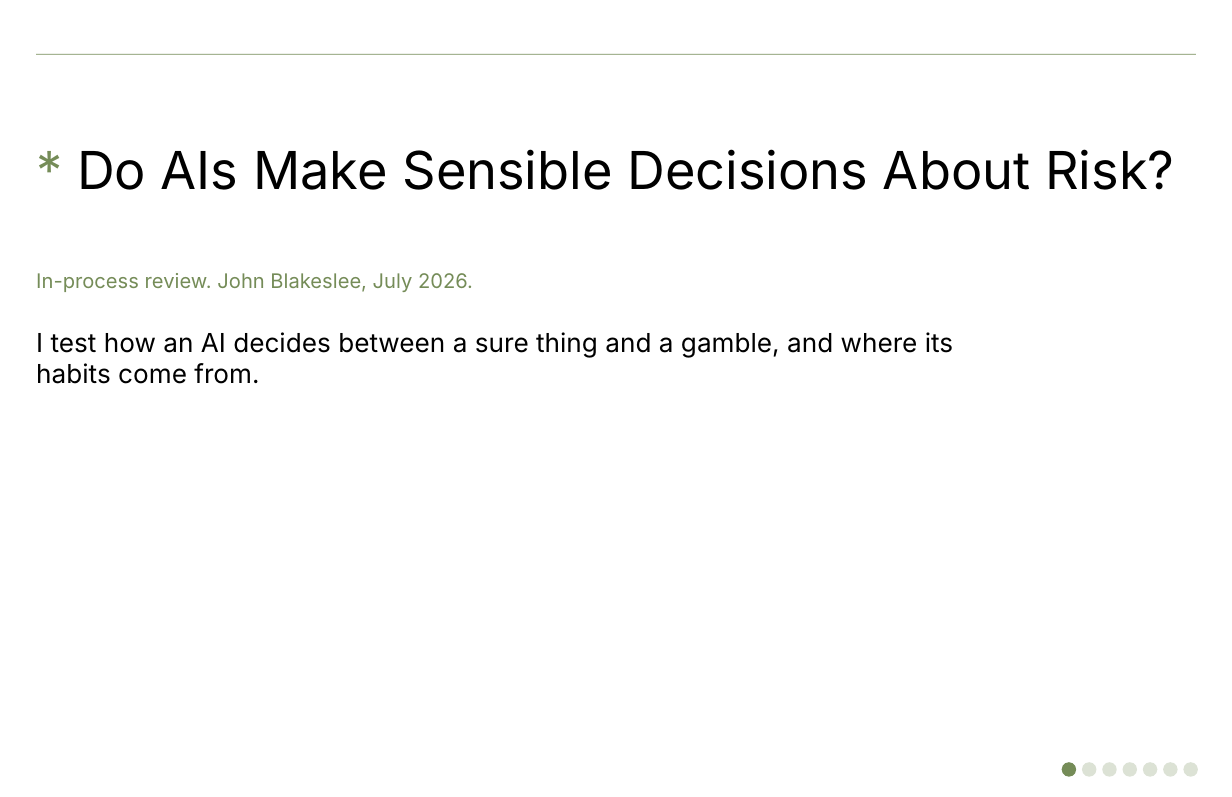
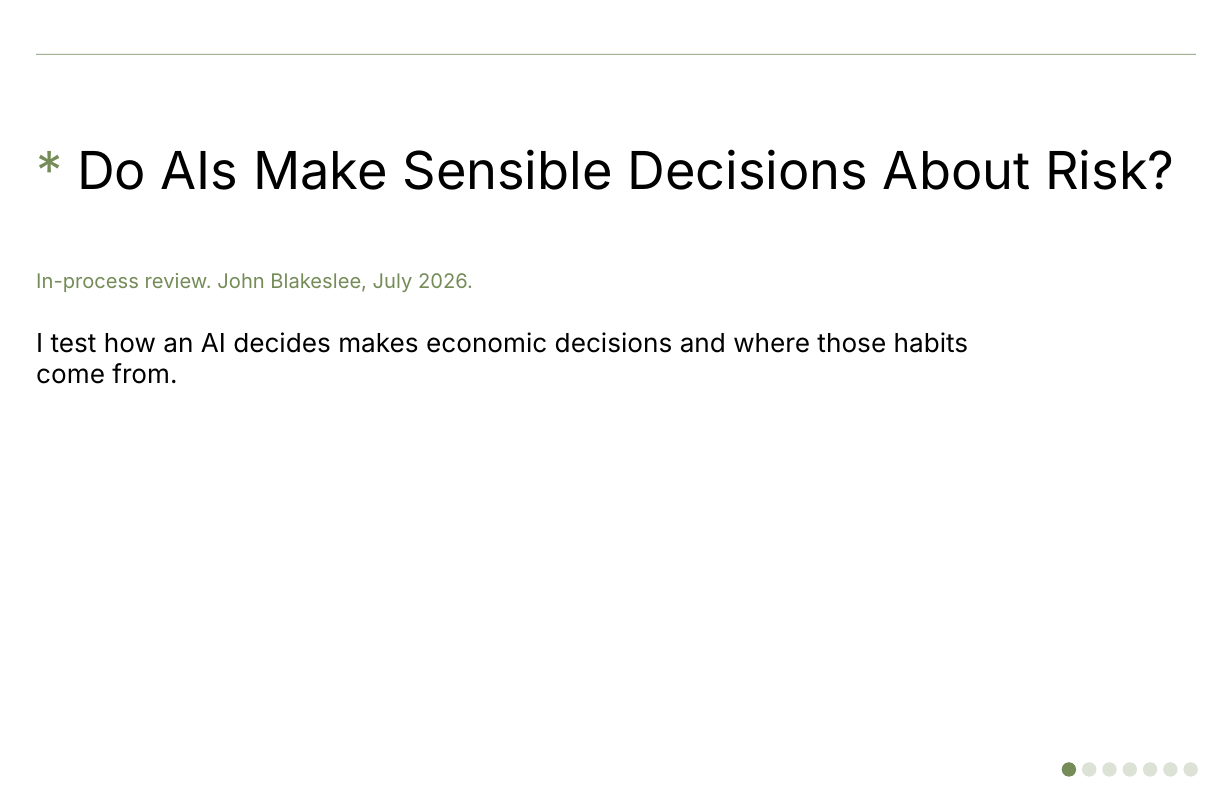
Before and after one commit to jblakeslee89/llm-revealed-preferences, a slide deck: slide 1 of briefings/ipr-5min.pptx. Drawn at 1232x797 pixels with LibreOffice and Linux fonts; fonts in the diff are those of the drawing. Boxes give left, top, right and bottom in pixels: in the first picture for what was removed or moved away, otherwise in the second. Text is boxed around its words. In the diff, an @@ line names an element or a change of style, - is before the commit and + after.

```diff
--- a/briefings/ipr-5min.pptx
+++ b/briefings/ipr-5min.pptx
@@ text at (36, 332, 969, 384): text changed @@
-I test how an AI decides between a sure thing and a gamble, and where its habits come from.
+I test how an AI decides makes economic decisions and where those habits come from.
```
Also in this commit, not shown: 2 other slides changed, 4 other files.
